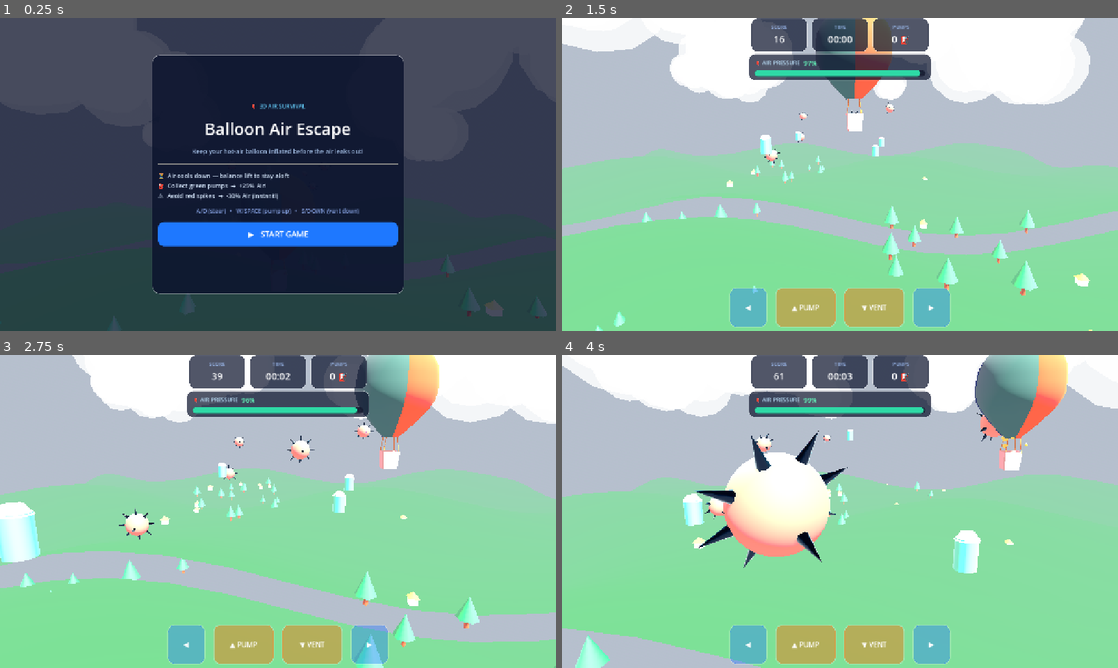
Above: before the commit, frames 1-4 (two rows, left to right).
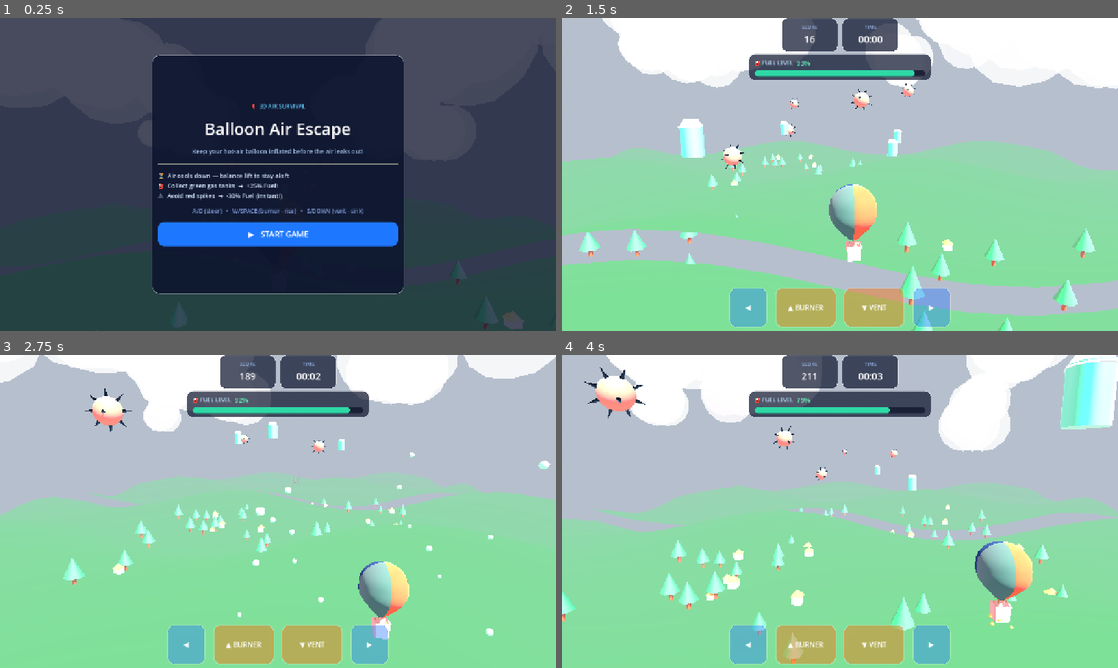
Above: after the commit, the same moments.

Repository: Tetsuuya/Blow-Hard
Game: Godot game, scene res://scenes/Main.tscn
Two runs of this game, one before a commit and one after it. Both use one fixed random seed, a clock stepped at 60 frames per second and the inputs below.
Inputs:
- Up to frame 1 (0.25 s): no input
- Up to frame 2 (1.5 s): click "▶ START GAME" at 0.5 s; tap Enter at 1.25 s; hold D from 1.28 s (still down)
- Up to frame 3 (2.75 s): tap Space at 1.52, 2.27 s; release D at 2.03 s; hold S from 2.03 s (still down)
- Up to frame 4 (4 s): release S at 2.78 s; hold D 2.78-3.53 s; hold W from 3.53 s (still down); tap Space at 3.77 s

The runs differ from the first frame. In frame 1, 0.8% of the frame differs, in the area x 20-99%, y 52-100%; in frame 2, 30%; in frame 3, 28%; in frame 4, 31%, in the area x 0-100%, y 0-100%.

Commit message:
good mechanics

Diff:
--- a/scripts/GameManager.gd
+++ b/scripts/GameManager.gd
@@ -12,7 +12,8 @@
 enum Mode { MENU, PLAYING, GAME_OVER }
 var game_mode: Mode = Mode.MENU
 
-var air_pressure: float = 100.0
+var air_pressure: float = 100.0 # Active Fuel Level bar (0% to 100%)
+var balloon_heat: float = 50.0  # Internal envelope heat (buoyancy)
 var drain_rate: float = 2.5
 var score: float = 0.0
 var survival_time: float = 0.0
@@ -37,6 +38,7 @@
 # 3D Scene Objects
 # -------------------------------------------------------
 var camera: Camera3D = null
+var camera_shake_intensity: float = 0.0
 var balloon_root: Node3D = null
 var envelope_node: Node3D = null
 var envelope_original_scale: Vector3 = Vector3.ONE
@@ -601,9 +603,7 @@
 	time_label = tc.get_child(0).get_child(1) as Label
 	top.add_child(tc)
 
-	var pc := _hud_card("PUMPS", "0 ⛽")
-	pumps_label = pc.get_child(0).get_child(1) as Label
-	top.add_child(pc)
+
 
 	# Air gauge
 	var air_panel := PanelContainer.new()
@@ -617,7 +617,7 @@
 	var av := VBoxContainer.new(); av.add_theme_constant_override("separation", 6); air_panel.add_child(av)
 	var ah := HBoxContainer.new(); ah.add_theme_constant_override("separation", 8); av.add_child(ah)
 
-	var air_lbl := Label.new(); air_lbl.text = "🎈 AIR PRESSURE"
+	var air_lbl := Label.new(); air_lbl.text = "⛽ FUEL LEVEL"
 	air_lbl.add_theme_font_size_override("font_size", 13)
 	air_lbl.add_theme_color_override("font_color", Color(0.75, 0.90, 1.0))
 	ah.add_child(air_lbl)
@@ -655,7 +655,7 @@
 	bl.button_up.connect(func(): key_left = false)
 	tc_row.add_child(bl)
 
-	var bu := _touch_btn("▲ PUMP", true)
+	var bu := _touch_btn("▲ BURNER", true)
 	bu.pressed.connect(func(): if game_mode == Mode.PLAYING: _pump_up())
 	tc_row.add_child(bu)
 
@@ -747,13 +747,13 @@
 	vb.add_child(HSeparator.new())
 
 	var rules := Label.new()
-	rules.text = "⏳  Air cools down — balance lift to stay aloft\n⛽  Collect green pumps  →  +25% Air!\n⚠️  Avoid red spikes  →  -30% Air (instant!)"
+	rules.text = "⏳  Air cools down — balance lift to stay aloft\n⛽  Collect green gas tanks  →  +25% Fuel!\n⚠️  Avoid red spikes  →  -30% Fuel (instant!)"
 	rules.add_theme_font_size_override("font_size", 14)
 	rules.add_theme_color_override("font_color", Color(0.85, 0.92, 1.0))
 	rules.autowrap_mode = TextServer.AUTOWRAP_WORD; vb.add_child(rules)
 
 	var ctrl_lbl := Label.new()
-	ctrl_lbl.text = "A/D (steer)   •   W/SPACE (pump up)   •   S/DOWN (vent down)"
+	ctrl_lbl.text = "A/D (steer)   •   W/SPACE (burner - rise)   •   S/DOWN (vent - sink)"
 	ctrl_lbl.add_theme_font_size_override("font_size", 13)
 	ctrl_lbl.add_theme_color_override("font_color", Color(0.6, 0.72, 1.0, 0.82))
 	ctrl_lbl.horizontal_alignment = HORIZONTAL_ALIGNMENT_CENTER; vb.add_child(ctrl_lbl)
@@ -809,7 +809,7 @@
 
 	var sb := _result_box("Final Score", "0"); res_score_label = sb.get_child(0).get_child(1) as Label; rh.add_child(sb)
 	var tb := _result_box("Time", "0s");       res_time_label  = tb.get_child(0).get_child(1) as Label; rh.add_child(tb)
-	var pb := _result_box("Pumps", "0");       res_pumps_label = pb.get_child(0).get_child(1) as Label; rh.add_child(pb)
+	var pb := _result_box("Gas Tanks", "0");       res_pumps_label = pb.get_child(0).get_child(1) as Label; rh.add_child(pb)
 
 	var restart_btn := _menu_btn("↺   PLAY AGAIN", Color(0.12, 0.47, 1.0))
 	restart_btn.pressed.connect(_start_game); vb.add_child(restart_btn)
@@ -870,7 +870,8 @@
 # =================================================================
 func _start_game() -> void:
 	game_mode      = Mode.PLAYING
-	air_pressure   = 100.0
+	air_pressure   = 100.0 # Active fuel starts at 100%
+	balloon_heat   = 50.0  # Heat starts at 50%
 	drain_rate     = 2.5
 	score          = 0.0
 	survival_time  = 0.0
@@ -905,14 +906,21 @@
 
 func _pump_up() -> void:
 	if game_mode != Mode.PLAYING: return
-	air_pressure = minf(100.0, air_pressure + 3.5)
+	if air_pressure <= 0.0: return # Out of active fuel!
+
+	# Burner consumes fuel directly from active fuel level bar (air_pressure)
+	air_pressure = maxf(0.0, air_pressure - 2.5)
+	balloon_heat = minf(100.0, balloon_heat + 12.0)
+
+	# Fire burner & lift
 	vel_y += 0.08
 	spring_vel_y += 0.18 # stretch Y on burner
 	_spawn_flame()
 
 func _vent_down() -> void:
 	if game_mode != Mode.PLAYING: return
-	air_pressure = maxf(0.0, air_pressure - 3.5)
+
+	# Venting releases hot air/lift velocity (free, does not affect fuel)
 	vel_y -= 0.08
 	spring_vel_y -= 0.18 # squish Y on vent
 	_spawn_vent_puff()
@@ -923,7 +931,7 @@
 # =================================================================
 func _process(delta: float) -> void:
 	elapsed += delta
-	var fly_speed := (8.0 + survival_time * 0.2) * delta
+	var fly_speed := (16.0 + survival_time * 0.45) * delta
 
 	_scroll_world(fly_speed)
 
@@ -955,14 +963,17 @@
 	survival_time += delta
 	score         += delta * 18.0
 
-	# Passive air cooling (increases slightly over time)
-	var cooling_rate := 3.0 + survival_time * 0.012
-	air_pressure -= cooling_rate * delta
-	air_pressure = clampf(air_pressure, 0.0, 100.0)
-
+	# Passive fuel consumption (the progress bar drains constantly, getting faster as survival time increases)
+	var fuel_drain := (6.5 + survival_time * 0.035) * delta
+	air_pressure = maxf(0.0, air_pressure - fuel_drain)
+
+	# Passive air heat cooling (decays towards ambient/cold temperature of 0%)
+	balloon_heat = lerpf(balloon_heat, 0.0, 0.72 * delta)
+
+	# Game over condition: fuel level reaches 0%
 	if air_pressure <= 0.0:
 		air_pressure = 0.0
-		_game_over("Your air pressure ran out completely!")
+		_game_over("Your fuel level ran out completely!")
 		return
 
 	# HUD updates
@@ -970,11 +981,14 @@
 	var mins := str(int(survival_time) / 60).pad_zeros(2)
 	var secs := str(int(survival_time) % 60).pad_zeros(2)
 	time_label.text        = mins + ":" + secs
-	pumps_label.text       = str(pumps_collected) + " ⛽"
+
+	# Show GAS TANKS collected count only if valid
+	if pumps_label:
+		pumps_label.text       = str(pumps_collected) + " ⛽"
 	air_percent_label.text = str(int(air_pressure)) + "%"
 	air_fill_bar.value     = air_pressure
 
-	# Air gauge color: green → yellow → red
+	# Fuel gauge color: green (full) → yellow (half) → red (empty)
 	if air_fill_style:
 		if air_pressure > 60.0:
 			air_fill_style.bg_color = Color(0.18, 0.85, 0.65)
@@ -988,9 +1002,9 @@
 	if key_right: vel_x += 0.45 * delta
 	vel_x *= 0.90
 
-	# Calculate passive buoyancy: neutral hover at ~50.6% air pressure
-	var lift_factor := air_pressure / 100.0
-	var buoyancy_acc := (lift_factor * 0.45 - 0.228) * delta
+	# Calculate passive buoyancy: neutral hover at ~51.8% balloon heat
+	var lift_factor := balloon_heat / 100.0
+	var buoyancy_acc := (lift_factor * 0.44 - 0.228) * delta
 	vel_y += buoyancy_acc
 	vel_y *= 0.96 # air resistance/damping
 
@@ -1016,11 +1030,27 @@
 		balloon_root.rotation.z = lerpf(balloon_root.rotation.z, target_rz, 8.0 * delta)
 
 	# Camera follow
-	camera.position.x += (pos_x * 0.4 - camera.position.x) * 0.05
-	camera.position.y += (pos_y * 0.3 + 1.8 - camera.position.y) * 0.05
+	var base_cam_x := camera.position.x + (pos_x * 0.4 - camera.position.x) * 0.05
+	var base_cam_y := camera.position.y + (pos_y * 0.3 + 1.8 - camera.position.y) * 0.05
+
+	camera.position.x = base_cam_x
+	camera.position.y = base_cam_y
+
+	# Decay screen shake intensity
+	camera_shake_intensity = lerpf(camera_shake_intensity, 0.0, 6.0 * delta)
+
+	# Apply camera position shake offset
+	if camera_shake_intensity > 0.001:
+		camera.position.x += randf_range(-1.0, 1.0) * camera_shake_intensity * 0.35
+		camera.position.y += randf_range(-1.0, 1.0) * camera_shake_intensity * 0.35
+
 	var look_at_pos := Vector3(pos_x * 0.2, pos_y * 0.2 + 0.5, 0.0)
 	if camera.global_position.distance_squared_to(look_at_pos) > 0.0001:
 		camera.look_at(look_at_pos)
+
+	# Apply camera roll/tilt shake after look_at (since look_at resets roll to 0)
+	if camera_shake_intensity > 0.001:
+		camera.rotation.z += randf_range(-1.0, 1.0) * camera_shake_intensity * 0.06
 
 	# Air Pumps (collectibles)
 	var bpos := balloon_root.global_position if balloon_root else Vector3.ZERO
@@ -1034,7 +1064,7 @@
 			score        += 150.0
 			pumps_collected += 1
 			_spawn_burst(pump.position, Color(0.204, 0.827, 0.6))
-			_spawn_popup("+25% AIR! ⛽", Color(0.2, 1.0, 0.6))
+			_spawn_popup("+25% FUEL! ⛽", Color(0.2, 1.0, 0.6))
 			_reset_pump(pump)
 		elif pump.position.z > 6.0:
 			_reset_pump(pump)
@@ -1045,16 +1075,16 @@
 		spike.rotate_x(0.03); spike.rotate_y(0.04)
 
 		if spike.position.distance_squared_to(bpos) < 1.21:  # 1.1 * 1.1
-			air_pressure -= 30.0
+			air_pressure = maxf(0.0, air_pressure - 30.0)   # Lose 30% active fuel
+			balloon_heat = maxf(20.0, balloon_heat - 40.0)   # Envelope damage
 			spring_vel_y = -0.55 # violent wobble on impact
 			_spawn_burst(spike.position, Color(0.937, 0.267, 0.267))
-			_spawn_popup("-30% AIR! ⚠️", Color(1.0, 0.3, 0.3))
+			_spawn_popup("-30% FUEL! ⚠️", Color(1.0, 0.3, 0.3))
 			_trigger_hit_flash()
-			camera.position.x += randf_range(-0.45, 0.45)
-			camera.position.y += randf_range(-0.45, 0.45)
+			camera_shake_intensity = 0.75 # Trigger physical camera shake
 			_reset_spike(spike)
 			if air_pressure <= 0.0:
-				_game_over("A spike popped your balloon!")
+				_game_over("A spike popped your fuel tank!")
 				return
 		elif spike.position.z > 6.0:
 			_reset_spike(spike)
@@ -1081,7 +1111,7 @@
 	# Guard scale limits to avoid visual collapse or flipping
 	spring_scale_y = clampf(spring_scale_y, 0.45, 1.8)
 
-	var p := clampf(air_pressure / 100.0, 0.0, 1.0)
+	var p := clampf(balloon_heat / 100.0, 0.0, 1.0)
 	var d := 1.0 - p
 
 	# Base scale from hot-air cooling/deflation (local scale values relative to 1.0)
@@ -1215,7 +1245,9 @@
 	tw.chain().tween_callback(lbl.queue_free)
 
 func _trigger_hit_flash() -> void:
+	if not hit_flash: return
 	hit_flash.visible = true
-	get_tree().create_timer(0.18).timeout.connect(func():
-		if is_instance_valid(hit_flash): hit_flash.visible = false
-	)
+	hit_flash.color.a = 0.45
+	var tw := create_tween()
+	tw.tween_property(hit_flash, "color:a", 0.0, 0.45)
+	tw.chain().tween_callback(func(): hit_flash.visible = false)
